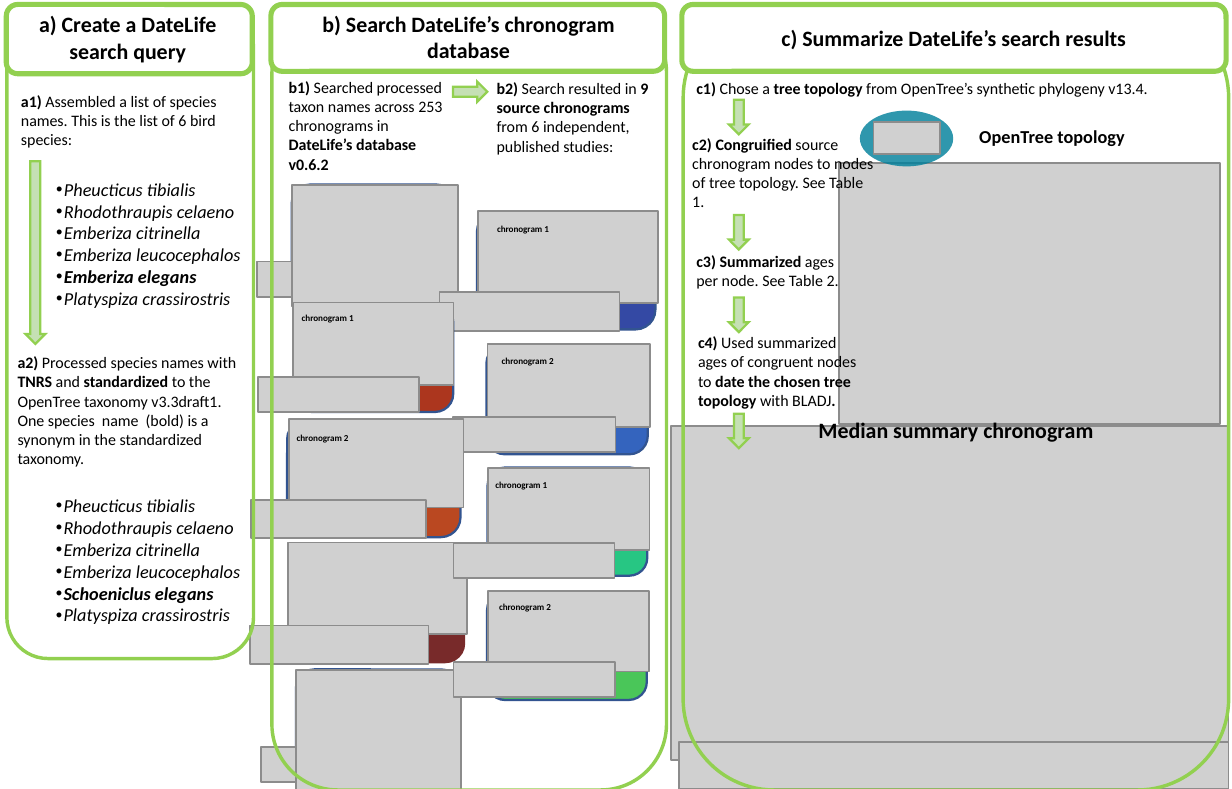
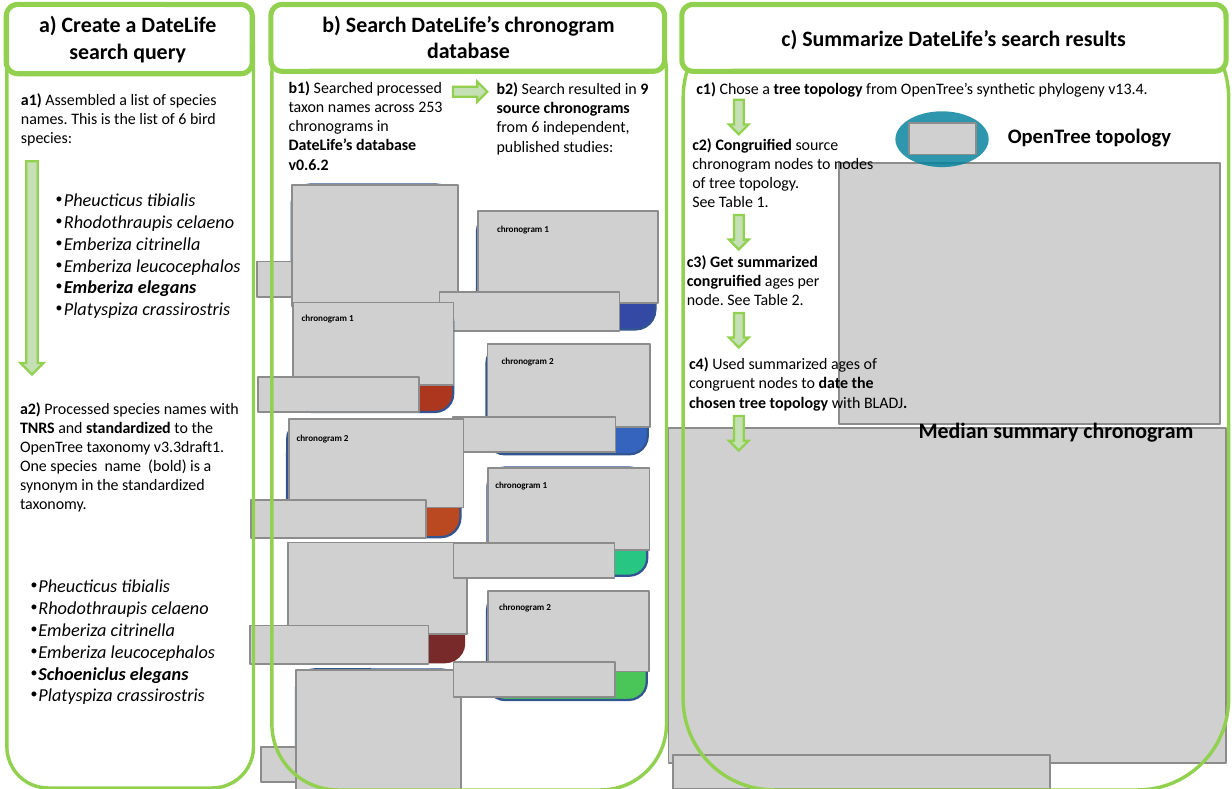
Before and after one commit to LunaSare/datelifeMS1, a slide deck: slide 1 of figures/figure-small-example/figure3-horizontal.pptx. Drawn at 1232x789 pixels with LibreOffice and Linux fonts; fonts in the diff are those of the drawing; grey boxes stand for pictures. Boxes give left, top, right and bottom in pixels: in the first picture for what was removed or moved away, otherwise in the second. Text is boxed around its words. In the diff, an @@ line names an element or a change of style, - is before the commit and + after.

Commit message:
add summary table to workflow figure and make it horizontal

```diff
--- a/figures/figure-small-example/figure3-horizontal.pptx
+++ b/figures/figure-small-example/figure3-horizontal.pptx
@@ rounded rectangle resized from (x1=7, y1=7, x2=253, y2=659) to (x1=7, y1=7, x2=253, y2=788) @@
@@ ellipse moved from (x1=859, y1=110, x2=953, y2=166) to (x1=895, y1=112, x2=989, y2=168) @@
@@ text "OpenTree topology" moved from (x1=979, y1=130, x2=1124, y2=146) to (x1=1008, y1=128, x2=1172, y2=147) @@
@@ text "OpenTree topology" at (x1=1008, y1=128, x2=1172, y2=147): size 8 to 9 pt @@
@@ text at (x1=692, y1=138, x2=873, y2=207): text changed @@
-c2) Congruified source chronogram nodes to nodes of tree topology. See Table 1.
+c2) Congruified source chronogram nodes to nodes of tree topology.
+See Table 1.
@@ picture moved from (x1=874, y1=122, x2=941, y2=153) to (x1=908, y1=123, x2=976, y2=154) @@
@@ right arrow resized from (x1=25, y1=162, x2=45, y2=344) to (x1=21, y1=161, x2=44, y2=375) @@
@@ text "Pheucticus tibialis" moved from (x1=56, y1=183, x2=240, y2=308) to (x1=56, y1=193, x2=240, y2=318) @@
@@ text at (x1=687, y1=255, x2=820, y2=305): text changed; bold on @@
-c3) Summarized ages per node. See Table 2.
+c3) Get summarized congruified ages per node. See Table 2.
@@ right arrow moved from (x1=729, y1=298, x2=748, y2=333) to (x1=729, y1=313, x2=748, y2=347) @@
@@ text "c4) Used summarized ages of ..." rewrapped from (x1=698, y1=336, x2=856, y2=409) to (x1=689, y1=357, x2=907, y2=413) @@
@@ text "a2) Processed species names with ..." moved from (x1=18, y1=356, x2=236, y2=467) to (x1=20, y1=402, x2=239, y2=512) @@
@@ text "Median summary chronogram" moved from (x1=818, y1=419, x2=1093, y2=442) to (x1=919, y1=422, x2=1193, y2=442) @@
@@ picture moved from (x1=670, y1=425, x2=1229, y2=761) to (x1=669, y1=429, x2=1227, y2=764) @@
@@ text "Pheucticus tibialis" moved from (x1=56, y1=499, x2=240, y2=624) to (x1=31, y1=579, x2=215, y2=704) @@
@@ picture resized from (x1=678, y1=741, x2=1229, y2=788) to (x1=673, y1=754, x2=1050, y2=788) @@
```
Also in this commit, not shown: 8 other files.
